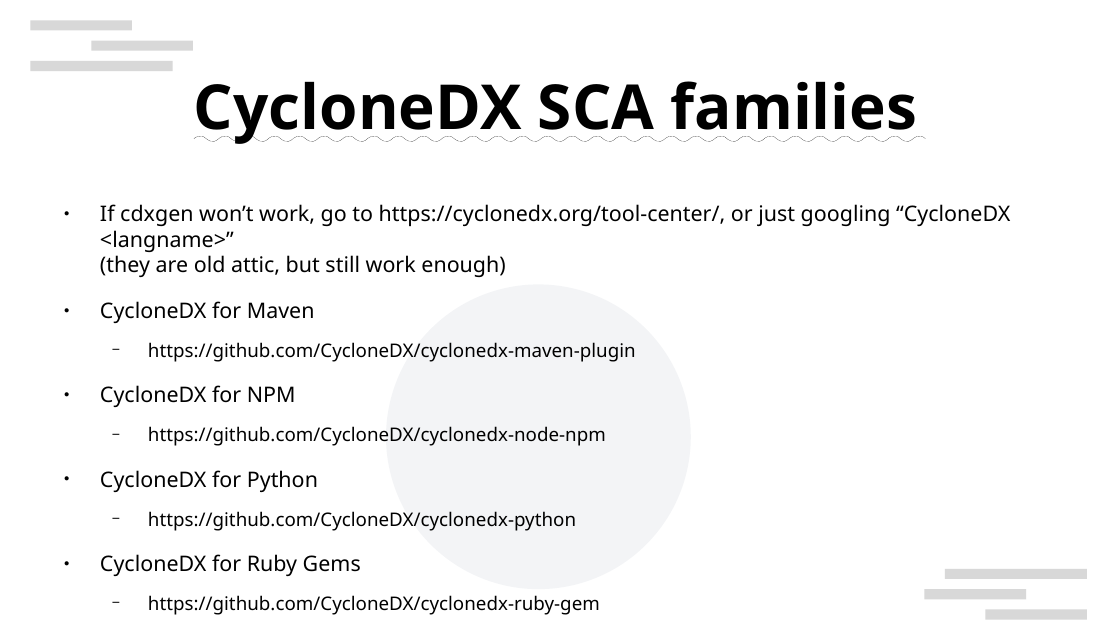
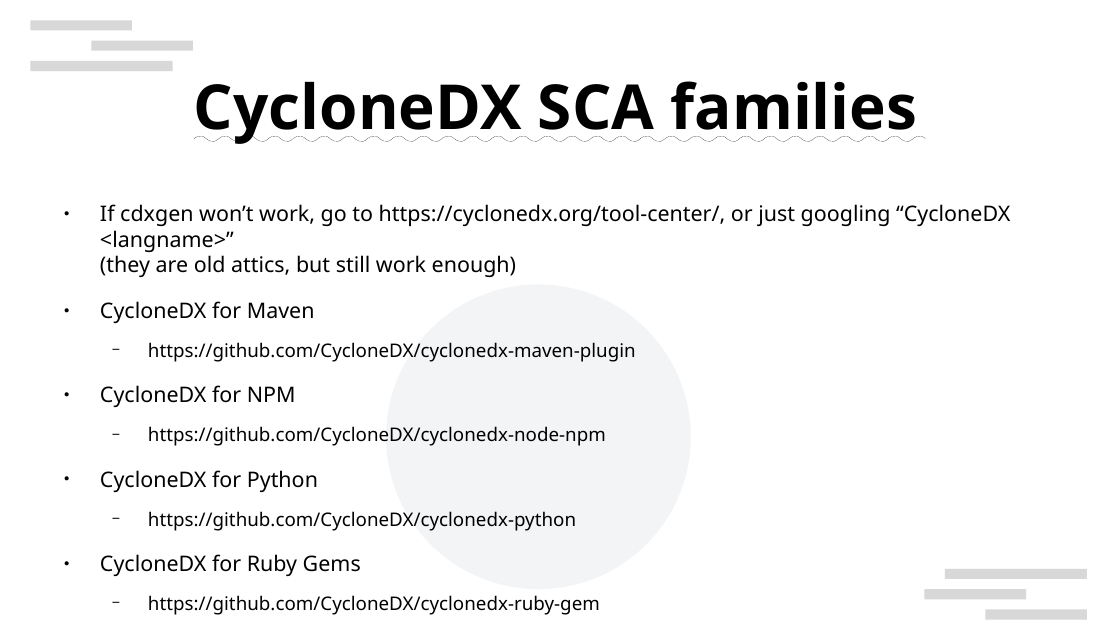
Before and after one commit to naruoga/presentations, a slide deck: slide 15 of COSCUP2024_SupplyChainIssue.odp (slide 14 before the commit). Drawn at 1120x630 pixels with LibreOffice and Linux fonts; fonts in the diff are those of the drawing; background and template pictures are left out. Boxes give left, top, right and bottom in pixels: in the first picture for what was removed or moved away, otherwise in the second. Text is boxed around its words. In the diff, an @@ line names an element or a change of style, - is before the commit and + after.

```diff
--- a/COSCUP2024_SupplyChainIssue.odp
+++ b/COSCUP2024_SupplyChainIssue.odp
@@ text at box(100, 204, 1010, 277): text changed @@
-● If cdxgen won’t work, go to https://cyclonedx.org/tool-center/, or just googling “CycloneDX <langname>”
-  (they are old attic, but still work enough)
+● If cdxgen won’t work, go to https://cyclonedx.org/tool-center/, or just googling “CycloneDX <langname>”
+  (they are old attics, but still work enough)
```
Also in this commit, not shown: 5 other slides changed, 1 slide added, 1 other file.
